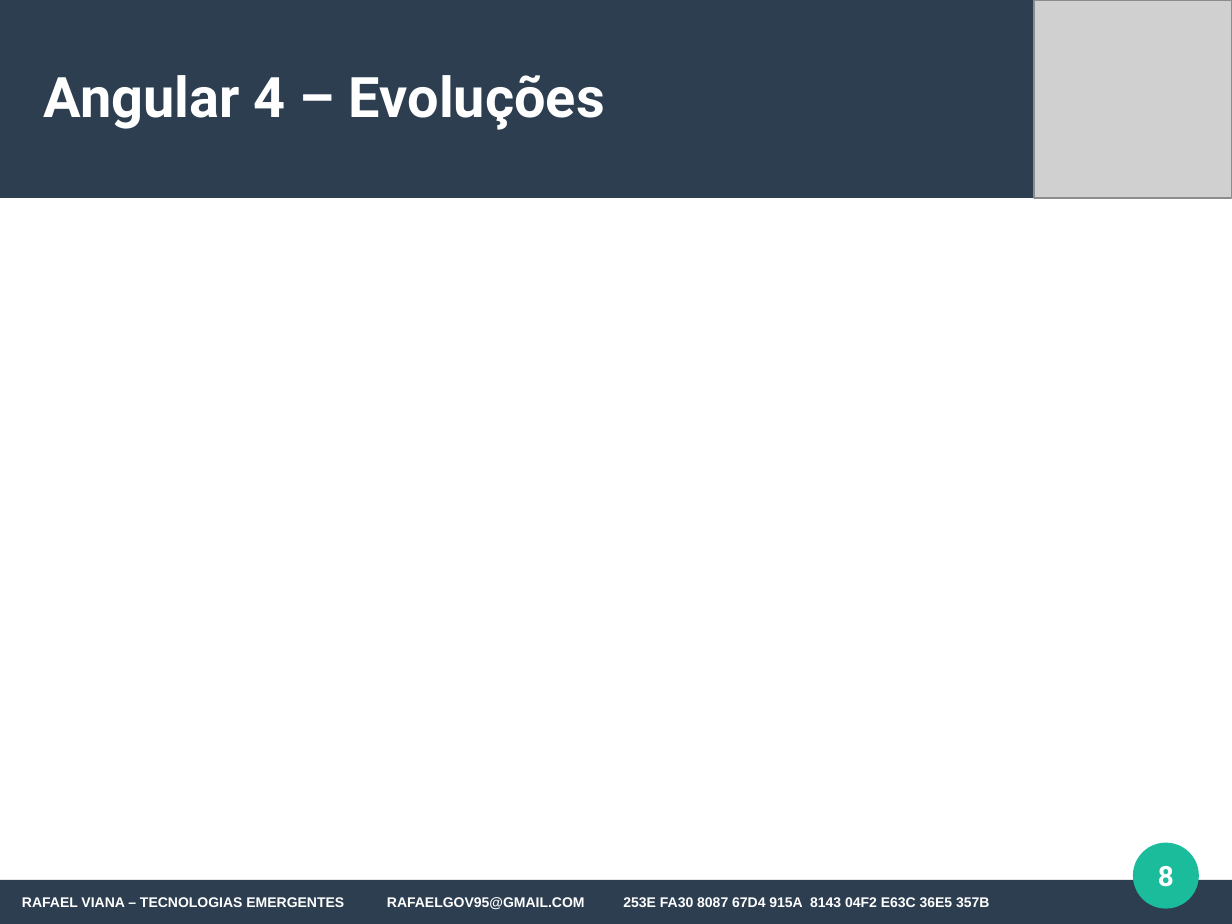
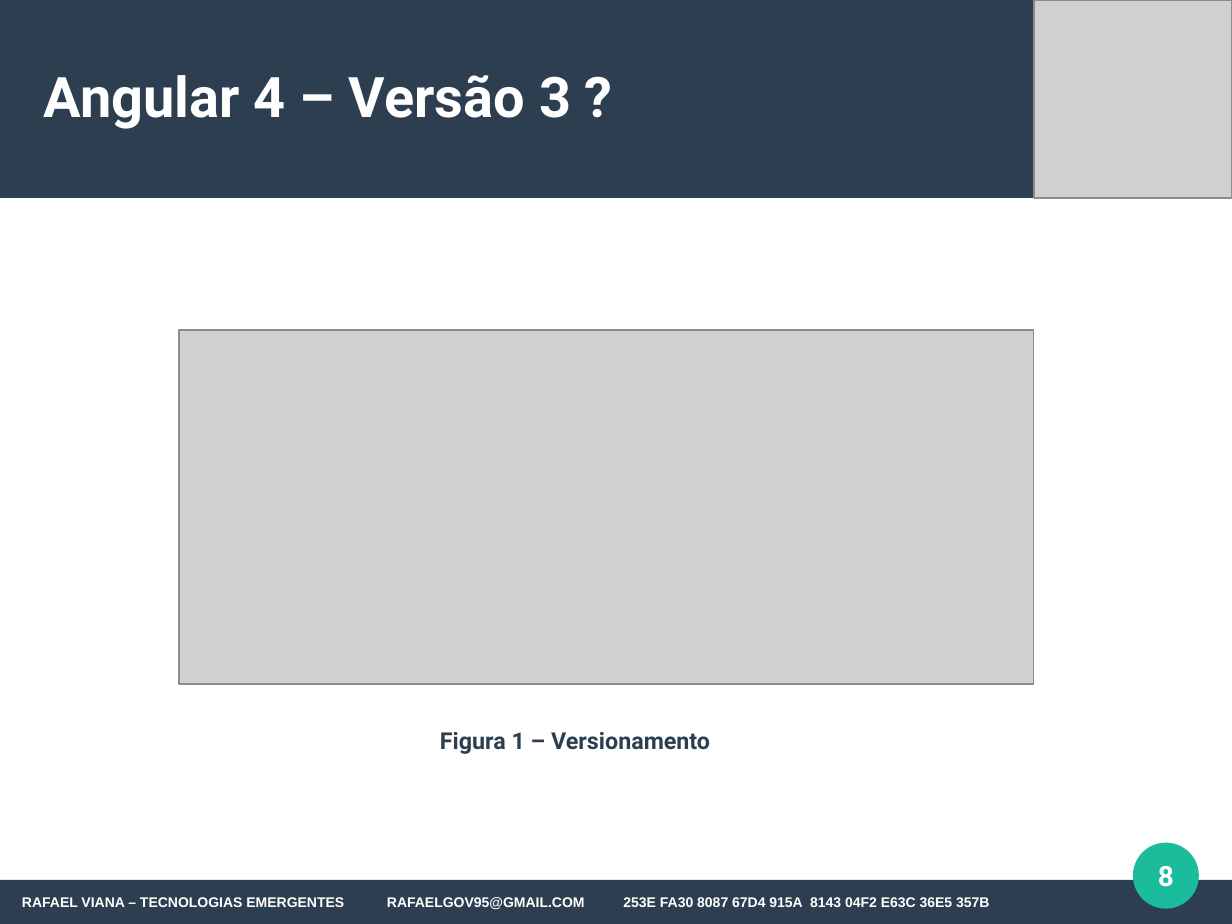
Before and after one commit to rafaelgov95/TE, a slide deck: slide 8 of Apresentação/Angular-4.odp. Drawn at 1232x924 pixels with LibreOffice and Linux fonts; fonts in the diff are those of the drawing; grey boxes stand for pictures. Boxes give left, top, right and bottom in pixels: in the first picture for what was removed or moved away, otherwise in the second. Text is boxed around its words. In the diff, an @@ line names an element or a change of style, - is before the commit and + after.

```diff
--- a/Apresentação/Angular-4.odp
+++ b/Apresentação/Angular-4.odp
@@ title at box(44, 75, 571, 129): text changed @@
-Angular 4 – Evoluções
+Angular 4 – Versão 3 ?
@@ picture added at box(179, 330, 1034, 684) @@
@@ text added at box(440, 732, 710, 754), 15 pt, text #2C3E50, bold @@
+Figura 1 – Versionamento
```
Also in this commit, not shown: 3 other slides changed, 1 slide added, 1 other file.
